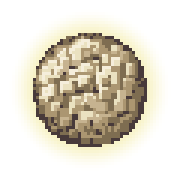
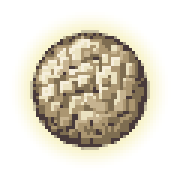
Layer changes from the first 180 × 180 image to the second:
painted on "Layer" over box(30, 30, 150, 150)
